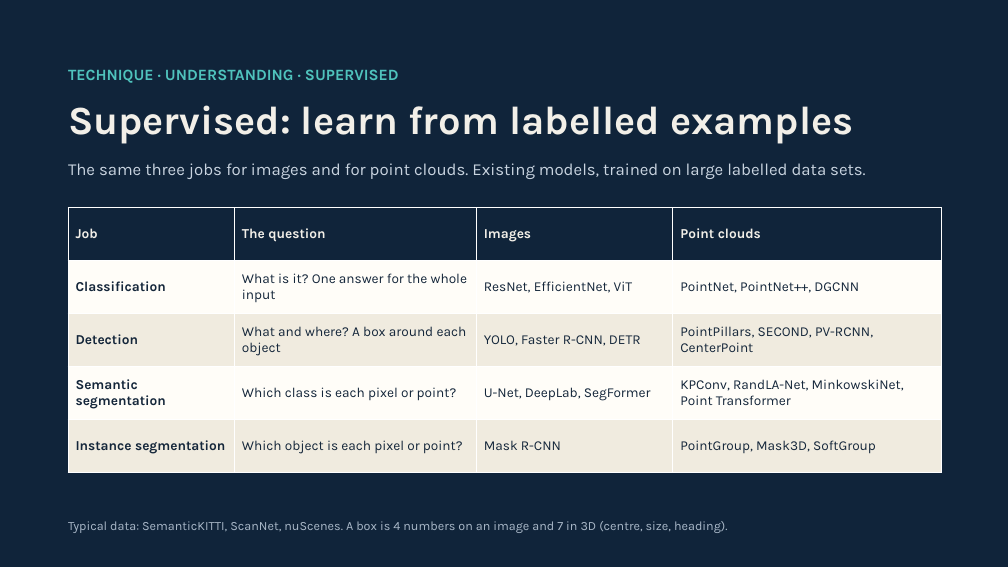
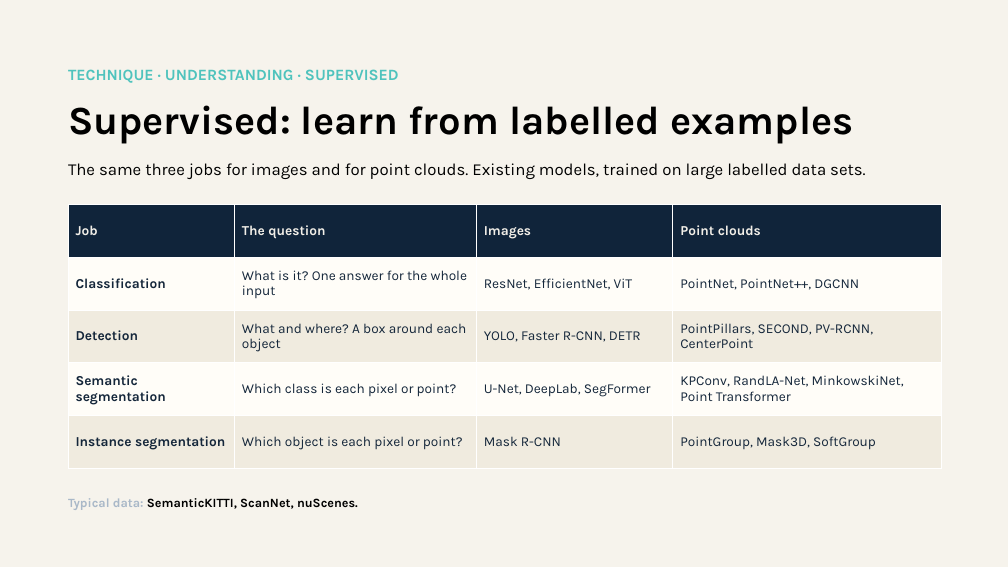
Before and after one commit to maninka123/lidar-learning-lab, a slide deck: slide 17 of presentation/LiDAR_Workshop_Slides.pptx. Drawn at 1008x567 pixels with LibreOffice and Linux fonts; fonts in the diff are those of the drawing. Boxes give left, top, right and bottom in pixels: in the first picture for what was removed or moved away, otherwise in the second. Text is boxed around its words. In the diff, an @@ line names an element or a change of style, - is before the commit and + after.

Commit message:
Slides: latest deck

```diff
--- a/presentation/LiDAR_Workshop_Slides.pptx
+++ b/presentation/LiDAR_Workshop_Slides.pptx
@@ background #10243A to #F6F3EC @@
@@ text "Supervised: learn from labelled examples" at (x1=68, y1=105, x2=853, y2=144): text colour #F2EFE8 to #000000 @@
@@ text "The same three jobs for ..." at (x1=68, y1=163, x2=865, y2=179): text colour #C9D4E0 to #000000 @@
@@ table moved from (x1=68, y1=208, x2=941, y2=473) to (x1=68, y1=204, x2=941, y2=469) @@
@@ text at (x1=68, y1=498, x2=358, y2=510): text changed; text colour #A9B8C8 to #000000; bold on @@
-Typical data: SemanticKITTI, ScanNet, nuScenes. A box is 4 numbers on an image and 7 in 3D (centre, size, heading).
+Typical data: SemanticKITTI, ScanNet, nuScenes.
```
Also in this commit, not shown: 8 other slides changed.
